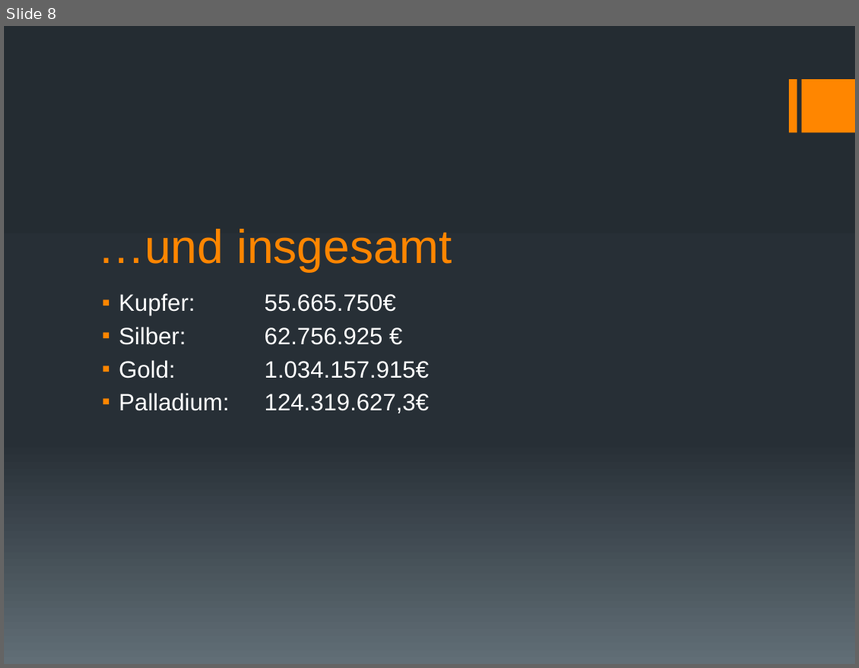
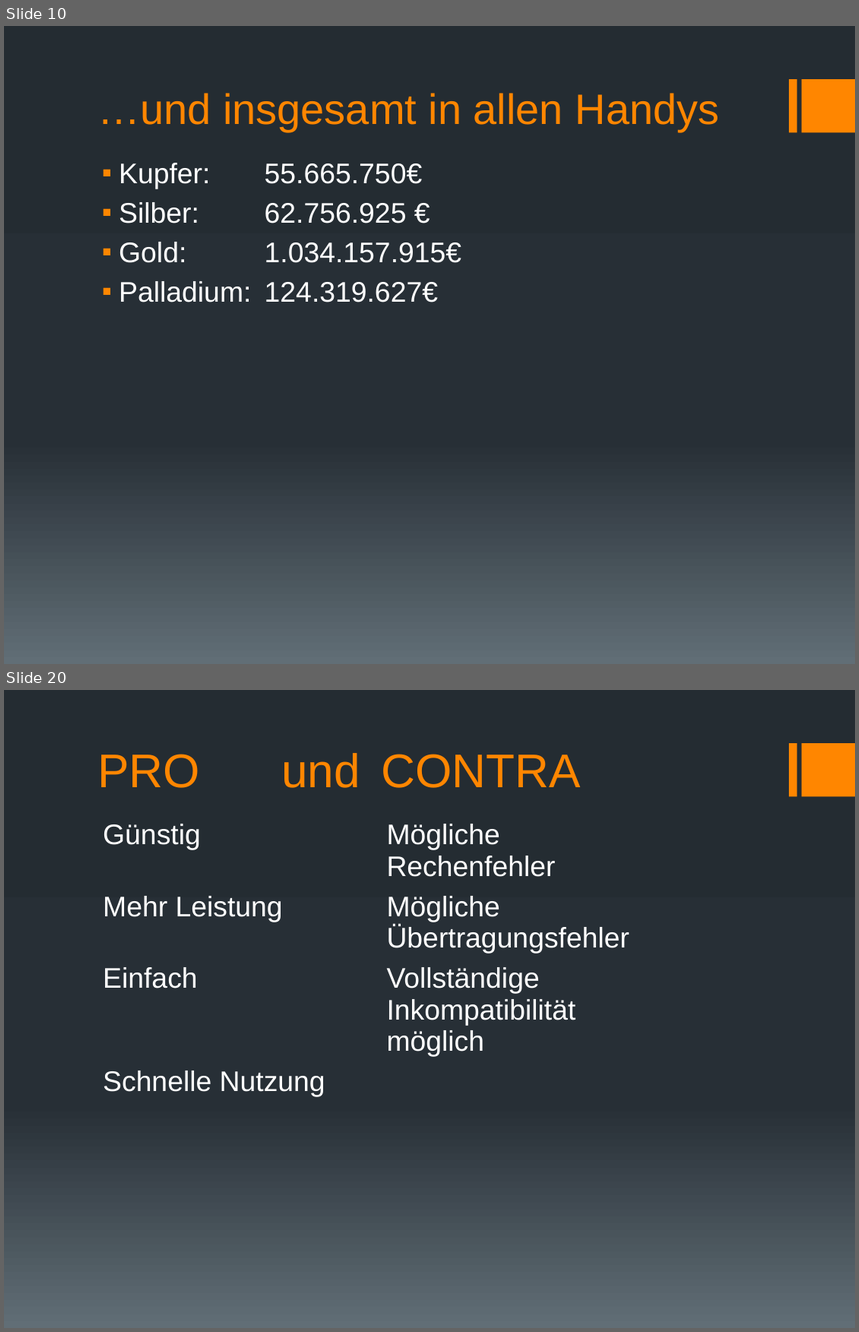
Before and after one commit to GymWenFLL/tpp_presentation, a slide deck: Gesamtpräsentation.pptx. Shown one above the other, each under a label of ours: slide 8 before the commit, slides 10 and 20 after it; the slides between them are not shown. The pictures are 859x668 and 859x1332 pixels, drawn with LibreOffice and Linux fonts; fonts in the diff are those of the drawing. Boxes give left, top, right and bottom in pixels: in the first picture for what was removed or moved away, otherwise in the second. Text is boxed around its words. In the diff, an @@ line names an element or a change of style, - is before the commit and + after.

```diff
--- a/Gesamtpräsentation.pptx
+++ b/Gesamtpräsentation.pptx
@@ slide 20 added at [4, 690, 855, 1328], background gradient #242C33 to #273037 to #636D76; not listed: 2 template elements that a slide beside it also shows @@
@@ title added at [97, 753, 581, 788], 40 pt, text #FF8600 @@
+PRO und CONTRA
@@ table added at [94, 815, 661, 1122], 4 rows, 2 columns @@
+Günstig | Mögliche Rechenfehler
+Mehr Leistung | Mögliche Übertragungsfehler
+Einfach | Vollständige Inkompatibilität möglich
+Schnelle Nutzung | 
@@ what was slide 8 is now slide 10 @@
@@ slide 10 changed as well @@
@@ title at [97, 93, 720, 132]: text changed; size 40 to 36 pt @@
-…und insgesamt
+…und insgesamt in allen Handys
@@ text "Kupfer: 55.665.750€": place and size @@
-text "Kupfer: 55.665.750€" at [119, 294, 429, 414]
+text "Kupfer: 55.665.750€" at [119, 163, 462, 303]
@@ text at [119, 163, 462, 263]: size 20 to 24 pt in "Kupfer: 55.665.750€", "Silber: 62.756.925 €", "Gold: 1.034.157.915€" @@
@@ text at [119, 281, 438, 303]: text changed; size 20 to 24 pt @@
-▪ Palladium: 124.319.627,3€
+▪ Palladium: 124.319.627€
```
Also in this commit, not shown: 9 other slides changed, 11 other slides added, 8 slides removed, 2 other files.
